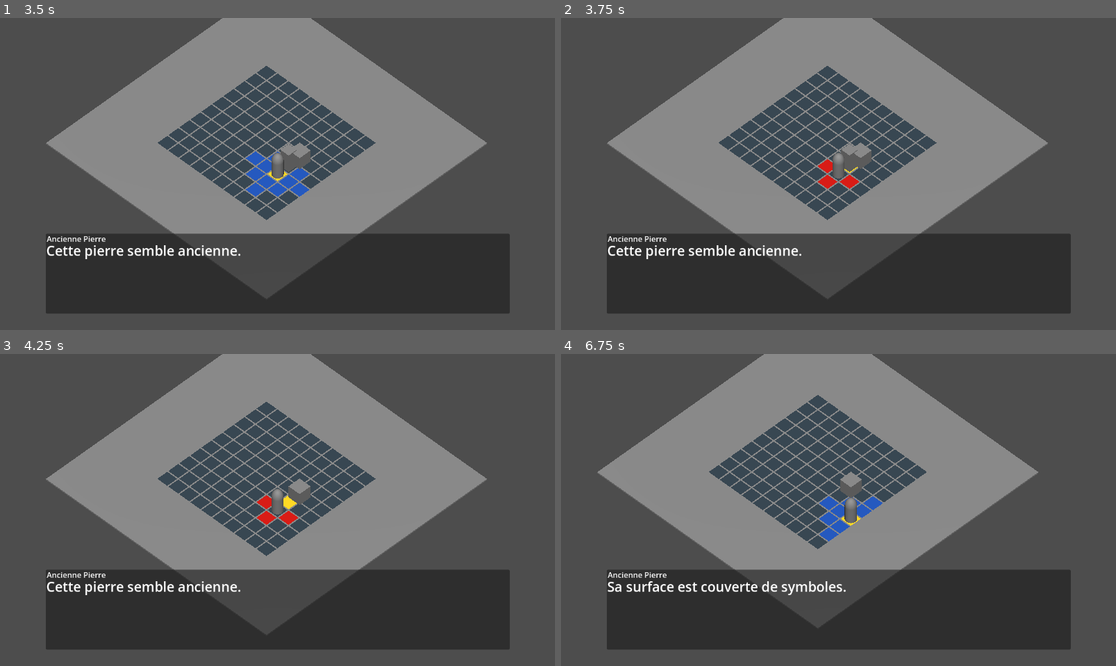
Above: before the commit, frames 1-4 (two rows, left to right).
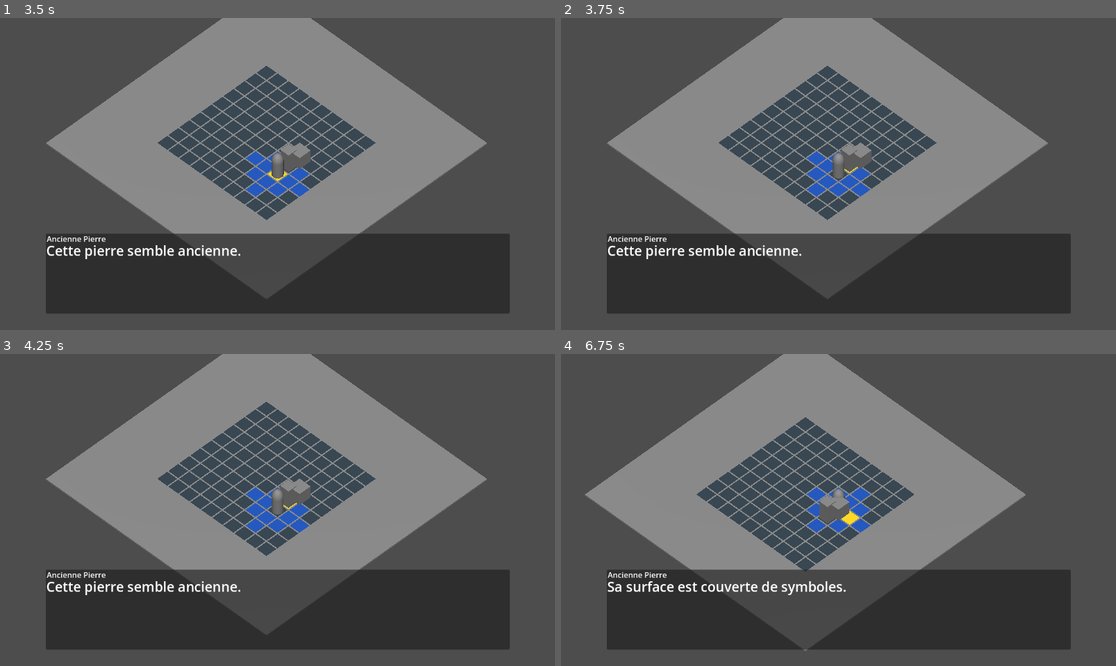
Above: after the commit, the same moments.

Repository: sillpct/lagoutte
Game: Godot game, scene res://scenes/main/main.tscn
Same seed, same stepped clock (60 frames per second), same inputs: the game is played once before the commit and once after it.
Inputs (mouse positions are in pixels of both pictures, inside the frame that each line leads up to):
- Up to frame 1 (3.5 s): click "Nouvelle Partie" at 0.5 s; tap Enter (ui_accept) at 1.25, 2.27, 2.3, 2.57, 3.05 s; move the mouse to (399, 158) at 1.27 s; hold Right (ui_right) 1.28-2.03 s; hold Enter (ui_accept) 1.28-2.03 s; click (399, 158) at 1.42 s; move the mouse to (166, 189) at 2.02 s; hold Down (ui_down) 2.03-2.78 s; tap T (end_turn) at 2.1 s; click (166, 189) at 2.17 s; move the mouse to (333, 105) at 2.77 s; hold Right (ui_right) from 2.78 s (still down); hold E (interact) from 2.78 s (still down); click (333, 105) at 2.92 s
- Up to frame 2 (3.75 s): move the mouse to (810, 236) at 3.52 s; release Right (ui_right) at 3.53 s; release E (interact) at 3.53 s; hold Up (ui_up) from 3.53 s (still down); tap A (toggle_attack_mode) at 3.6 s; click (810, 236) at 3.67 s
- Up to frame 3 (4.25 s): keep holding Up (ui_up); tap Enter (ui_accept) at 3.77, 3.8, 4.07 s
- Up to frame 4 (6.75 s): tap Enter (ui_accept) at 4.25, 5.27, 5.3, 5.57, 5.75, 6.05 s; move the mouse to (1005, 556) at 4.27 s; release Up (ui_up) at 4.28 s; hold Enter (ui_accept) 4.28-5.03 s; hold Left (ui_left) 4.28-5.78 s; click (1005, 556) at 4.42 s; move the mouse to (672, 463) at 5.02 s; tap T (end_turn) at 5.1 s; click (672, 463) at 5.17 s; move the mouse to (866, 510) at 5.77 s; hold Down (ui_down) 5.78-6.53 s; hold E (interact) 5.78-6.53 s; click (866, 510) at 5.92 s; move the mouse to (755, 432) at 6.52 s; hold Right (ui_right) from 6.53 s (still down); tap A (toggle_attack_mode) at 6.6 s; click (755, 432) at 6.67 s

Frame 1 is identical in both runs. In frame 2, 0.7% of the frame differs, in the area x 44-56%, y 42-58%; in frame 3, 0.8%; in frame 4, 17%, in the area x 4-86%, y 0-95%.

Commit message:
feat: frappe dans le vide + sortie du mode attaque

Diff:
--- a/scenes/combat/combat_attack.gd
+++ b/scenes/combat/combat_attack.gd
@@ -60,7 +60,7 @@
 
 func try_attack_selected_cell() -> void:
 	if try_attack(active_unit, combat_movement.cursor_cell):
-		_refresh_attack_cells()
+		set_attack_mode_active(false)
 
 func try_attack(attacker: Node3D, target_cell: Vector2i) -> bool:
 	if combat_manager.get_current_unit() != attacker:
@@ -73,16 +73,27 @@
 		return false
 
 	var target := grid.get_occupant(target_cell.x, target_cell.y)
-	if target == null or target == attacker:
-		print("Attaque refusée : aucune cible valide sur cette case.")
-		return false
-	if not (target.get("pv") is Stat):
-		print("Attaque refusée : la cible n'a pas de PV.")
-		return false
-
 	if not combat_manager.spend_pa(attacker, ATTACK_PA_COST):
 		print("Attaque refusée : PA insuffisants.")
 		return false
+	if target == null:
+		print(
+			attacker.name, " frappe dans le vide",
+			" — PA restants: ", combat_manager.get_pa_current(attacker)
+		)
+		return true
+	if target == attacker:
+		print(
+			attacker.name, " frappe dans le vide",
+			" — PA restants: ", combat_manager.get_pa_current(attacker)
+		)
+		return true
+	if not (target.get("pv") is Stat):
+		print(
+			attacker.name, " frappe dans le vide",
+			" — PA restants: ", combat_manager.get_pa_current(attacker)
+		)
+		return true
 
 	var damage := get_attack_damage(attacker)
 	var target_pv := target.get("pv") as Stat
